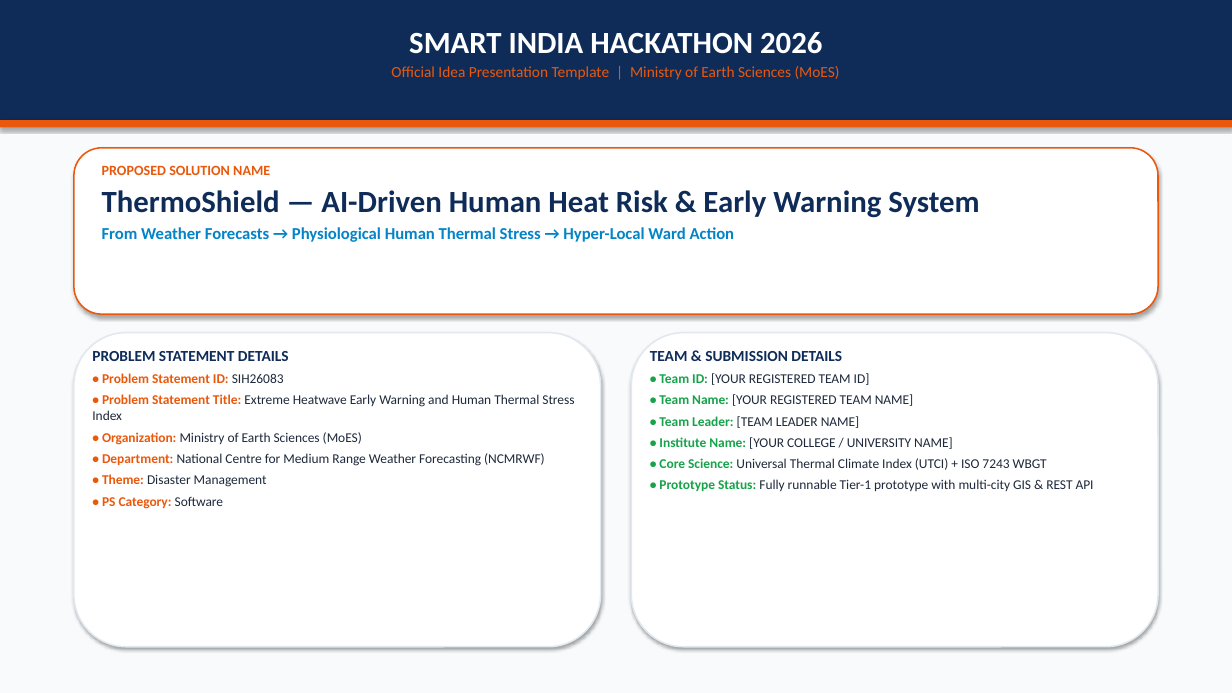
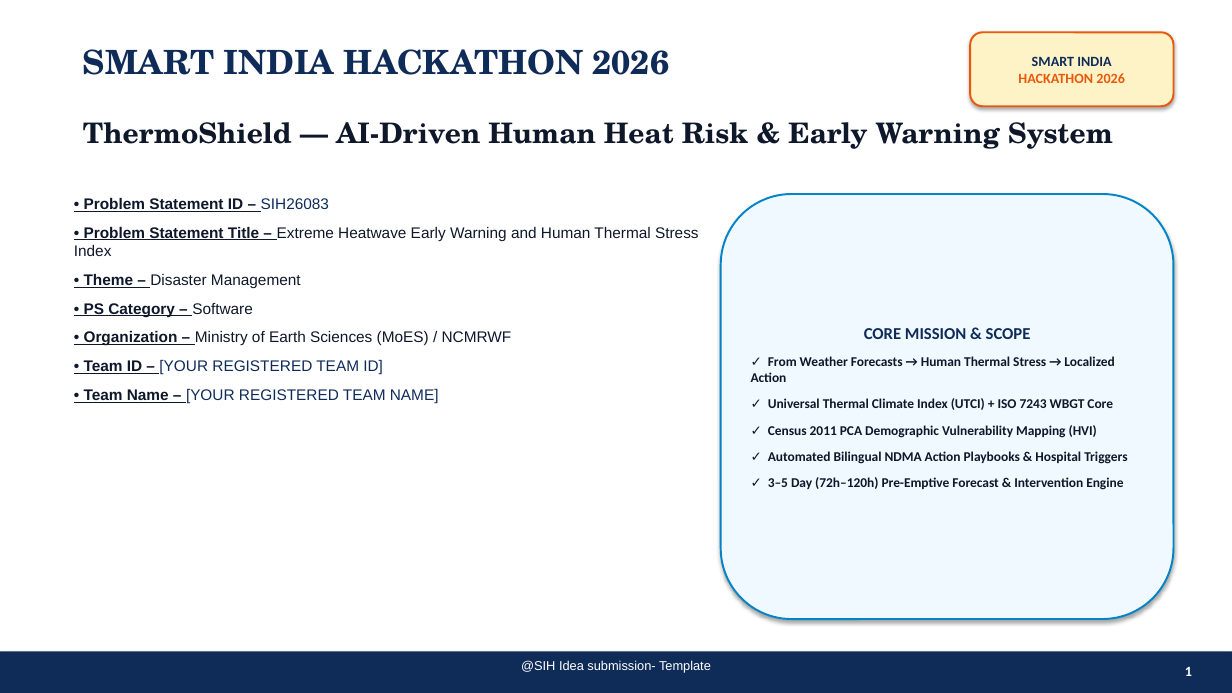
Before and after one commit to fatehbrar07/SIH26083-Heat-Risk, a slide deck: slide 1 of docs/sih/SIH2026_IDEA_Presentation_SIH26083_Official.pptx. Drawn at 1232x693 pixels with LibreOffice and Linux fonts; fonts in the diff are those of the drawing. Boxes give left, top, right and bottom in pixels: in the first picture for what was removed or moved away, otherwise in the second. Text is boxed around its words. In the diff, an @@ line names an element or a change of style, - is before the commit and + after.

Commit message:
docs: align SIH26083 presentation deck with exact SIH reference structure and layout

```diff
--- a/docs/sih/SIH2026_IDEA_Presentation_SIH26083_Official.pptx
+++ b/docs/sih/SIH2026_IDEA_Presentation_SIH26083_Official.pptx
@@ background #F8FAFC to #FFFFFF @@
@@ text "SMART INDIA HACKATHON 2026": place and size @@
-text "SMART INDIA HACKATHON 2026" at box(391, 32, 840, 80)
+text "SMART INDIA HACKATHON 2026" at box(83, 49, 670, 75)
@@ text "SMART INDIA HACKATHON 2026" at box(83, 49, 670, 75): size 24 to 26 pt, font Calibri to TeX Gyre Schola, text colour #FFFFFF to #0F2C59; alignment centre to left @@
@@ rounded rectangle added at box(970, 32, 1174, 106), fill #FEF3C7, outline #EA580C 1.5 pt, 11 pt, text #EA580C, bold @@
+SMART INDIA
+HACKATHON 2026
@@ text at box(391, 66, 840, 80): paragraph removed @@
-Official Idea Presentation Template | Ministry of Earth Sciences (MoES)
@@ text "ThermoShield — AI-Driven Human Heat ...": place and size @@
-text "ThermoShield — AI-Driven Human Heat ..." at box(102, 165, 979, 242)
+text "ThermoShield — AI-Driven Human Heat ..." at box(83, 122, 1113, 149)
@@ text "ThermoShield — AI-Driven Human Heat ..." at box(83, 122, 1113, 149): size 24 to 22 pt, font Calibri to TeX Gyre Schola, text colour #0F2C59 to #0F172A; less space between paragraphs @@
@@ rectangle removed at box(0, 120, 1232, 128) @@
@@ rounded rectangle removed at box(74, 148, 1158, 314) @@
@@ text at box(102, 165, 270, 175): paragraph removed @@
-PROPOSED SOLUTION NAME
@@ text at box(74, 196, 699, 403): text changed; size 10.5 to 12 pt; font Calibri to Arial; text colour #1E293B to #0F172A @@
-PROBLEM STATEMENT DETAILS
-• Problem Statement ID: SIH26083
-• Problem Statement Title: Extreme Heatwave Early Warning and Human Thermal Stress Index
-• Organization: Ministry of Earth Sciences (MoES)
-• Department: National Centre for Medium Range Weather Forecasting (NCMRWF)
-• Theme: Disaster Management
-• PS Category: Software
+• Problem Statement ID – SIH26083
+• Problem Statement Title – Extreme Heatwave Early Warning and Human Thermal Stress Index
+• Theme – Disaster Management
+• PS Category – Software
+• Organization – Ministry of Earth Sciences (MoES) / NCMRWF
+• Team ID – [YOUR REGISTERED TEAM ID]
+• Team Name – [YOUR REGISTERED TEAM NAME]
@@ rounded rectangle added at box(721, 194, 1174, 619), fill #F0F9FF, outline #0284C7 1.5 pt, 10.5 pt, text #0F172A, bold @@
+CORE MISSION & SCOPE
+✓ From Weather Forecasts → Human Thermal Stress → Localized Action
+✓ Universal Thermal Climate Index (UTCI) + ISO 7243 WBGT Core
+✓ Census 2011 PCA Demographic Vulnerability Mapping (HVI)
+✓ Automated Bilingual NDMA Action Playbooks & Hospital Triggers
+✓ 3–5 Day (72h–120h) Pre-Emptive Forecast & Intervention Engine
@@ text at box(102, 227, 735, 242): paragraph removed @@
-From Weather Forecasts → Physiological Human Thermal Stress → Hyper-Local Ward Action
@@ rounded rectangle removed at box(74, 333, 601, 647) @@
@@ rounded rectangle removed at box(631, 333, 1158, 647) @@
@@ text removed at box(650, 351, 1094, 491) @@
-TEAM & SUBMISSION DETAILS
-• Team ID: [YOUR REGISTERED TEAM ID]
-• Team Name: [YOUR REGISTERED TEAM NAME]
-• Team Leader: [TEAM LEADER NAME]
-• Institute Name: [YOUR COLLEGE / UNIVERSITY NAME]
-• Core Science: Universal Thermal Climate Index (UTCI) + ISO 7243 WBGT
-• Prototype Status: Fully runnable Tier-1 prototype with multi-city GIS & REST API
@@ rectangle: place and size @@
-rectangle at box(0, 0, 1232, 120)
+rectangle at box(0, 652, 1232, 693)
@@ text added at box(521, 660, 711, 673), 10 pt, text #FFFFFF @@
+@SIH Idea submission- Template
@@ text added at box(1185, 667, 1192, 676), 11 pt, text #FFFFFF, bold @@
+1
```
Also in this commit, not shown: 1 other slide changed, 4 slides added, 4 slides removed, 1 other file.
